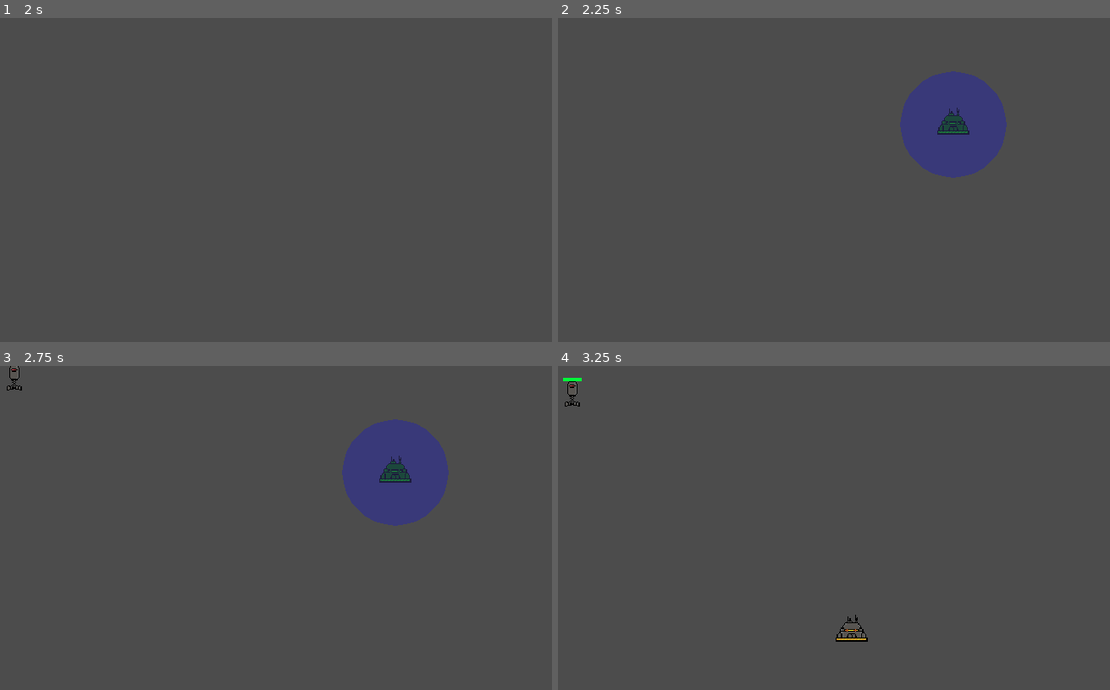
Above: before the commit, frames 1-4 (two rows, left to right).
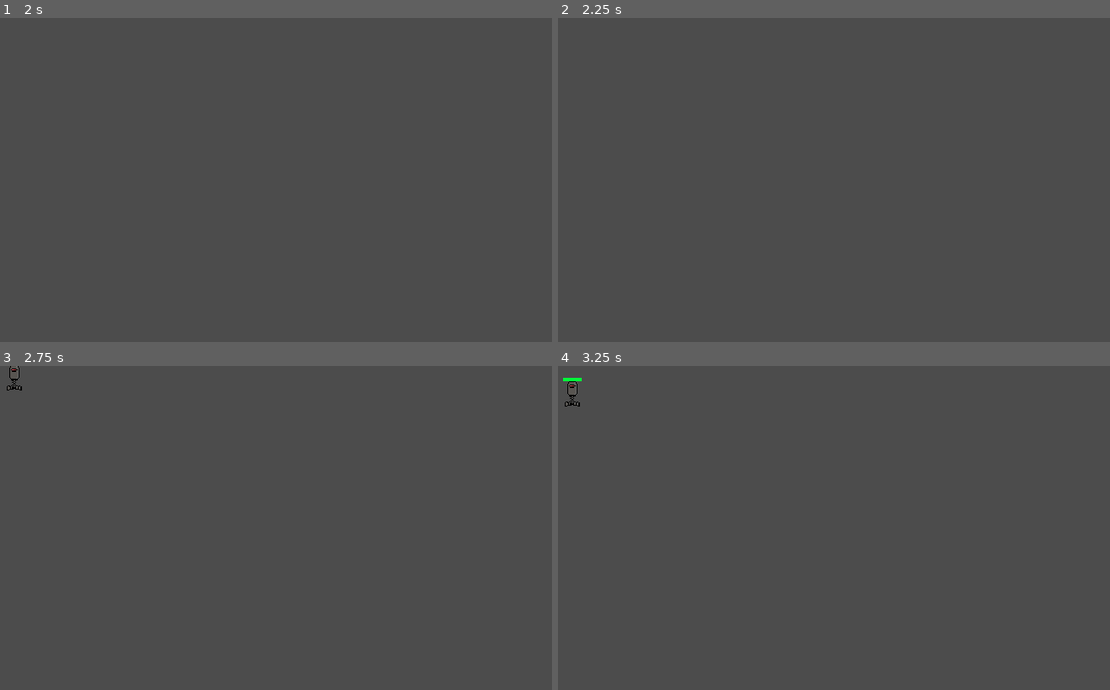
Above: after the commit, the same moments.

Repository: TylerPelaez/TowerCard
Game: Godot game, scene res://World/TestLevel.tscn
Same seed, same stepped clock (60 frames per second), same inputs: the game is played once before the commit and once after it.
Inputs (mouse positions are in pixels of both pictures, inside the frame that each line leads up to):
- Up to frame 1 (2 s): tap Enter at 0.5 s; move the mouse to (474, 189) at 0.52 s; click (474, 189) at 0.6 s; tap Q (dev_cast_spell, bound only after the commit) at 0.8, 1.35 s; tap Space (start_wave) at 1.25 s; move the mouse to (193, 228) at 1.27 s; click (193, 228) at 1.55 s
- Up to frame 2 (2.25 s): tap Space (start_wave) at 2 s; move the mouse to (955, 124) at 2.02 s; tap E (dev_place_tower) at 2.1 s
- Up to frame 3 (2.75 s): tap Q (dev_cast_spell, bound only after the commit) at 2.3 s
- Up to frame 4 (3.25 s): move the mouse to (850, 631) at 2.77 s; click (850, 631) at 2.85 s

Frame 1 is identical in both runs. In frame 2, 4.9% of the frame differs, in the area x 61-82%, y 16-50%; in frame 3, 4.9%; in frame 4, 0.2%.
Error after the commit: Invalid call. Nonexistent function 'cast' in base 'Nil'. (res://Player/PlayerController.gd:69)

Commit message:
Use LevelWavesConfigs singleton

Diff:
--- a/Cards/CardsDatabase.gd
+++ b/Cards/CardsDatabase.gd
@@ -2,8 +2,6 @@
 
 # Card format: [cardName, cardType, image, text, trashes]
 enum {Bunker}
-
-const CardData = preload("res://Cards/Card.gd")
 
 const DATA = {
 	Bunker:
@@ -11,6 +9,6 @@
 }
 
 func create_card_from_data(cardData: Array) -> Card:
-	var card = CardData.new()
+	var card = Card.new()
 	card.initialize(cardData[0], cardData[1], cardData[2], cardData[3], cardData[4])
 	return card
--- a/Enemies/EnemySpawnController.gd
+++ b/Enemies/EnemySpawnController.gd
@@ -4,7 +4,7 @@
 signal wave_finished_enemy_death
 signal spawner_enemy_attacked_core(damage)
 
-const enemyConfigNamesToScenes = {"basic": preload("res://Enemies/BasicEnemy.tscn") }
+const enemyConfigsToScenes = { LevelWaveConfigs.Basic: preload("res://Enemies/BasicEnemy.tscn") }
 
 
 onready var spawnTimer = $SpawnTimer
@@ -19,16 +19,9 @@
 func _ready():
 	pass
 
-func initialize(enemySpawnTarget: Node, levelName: String) -> void:
+func initialize(enemySpawnTarget: Node, levelConfig: int) -> void:
 	enemy_spawn_target = enemySpawnTarget
-	var file = File.new()
-	file.open("res://World/" + levelName + "Config.json", file.READ)
-	var text = file.get_as_text()
-	var p = JSON.parse(text)
-	if typeof(p.result) == TYPE_ARRAY:
-		spawn_configuration = p.result
-	else:
-		print("ERROR. Could not load enemy spawn data")
+	spawn_configuration = LevelWaveConfigs.DATA[levelConfig]
 
 func get_wave_count() -> int:
 	return spawn_configuration.size()
@@ -52,7 +45,7 @@
 
 func _on_SpawnTimer_timeout():
 	var currentEnemyConfigName = current_wave_configuration[0].keys()[0]
-	var currentEnemyPackedScene = enemyConfigNamesToScenes[currentEnemyConfigName]
+	var currentEnemyPackedScene = enemyConfigsToScenes[currentEnemyConfigName]
 	_spawnEnemy(currentEnemyPackedScene)
 	current_wave_configuration[0][currentEnemyConfigName] -= 1
 	if current_wave_configuration[0][currentEnemyConfigName] <= 0:
--- a/Player/PlayerController.gd
+++ b/Player/PlayerController.gd
@@ -1,14 +1,16 @@
-extends Node
+extends Node2D
 
 enum STATE {
 	DEFAULT,
-	PLACING_TOWER
+	PLACING_TOWER,
+	CASTING
 }
 
-const BasicTowerResource: Resource = preload("res://Towers/BasicTower.tscn")
+const BasicTowerResource: PackedScene = preload("res://Towers/BasicTower.tscn")
 
 var ui_state = STATE.DEFAULT
 var held_tower
+var selected_spell
 
 var level_placement_area
 
@@ -17,6 +19,8 @@
 		STATE.DEFAULT:
 			if Input.is_action_just_pressed("dev_place_tower"):
 				_start_placing_tower(BasicTowerResource)
+			if Input.is_action_just_pressed("dev_cast_spell"):
+				_start_casting_spell(BasicTowerResource)
 		STATE.PLACING_TOWER:
 			if held_tower == null:
 				print("ERROR: state is PLACING_TOWER, but held_tower is null")
@@ -38,11 +42,14 @@
 				_place_tower()
 			else:
 				held_tower.set_can_place_color()
+		STATE.CASTING:
+			if Input.is_action_just_pressed("place_tower"):
+				_cast_spell()
 
 func set_level_placement_area(area: Node) -> void:
 	level_placement_area = area
 
-func _start_placing_tower(tower: Resource) -> void:
+func _start_placing_tower(tower: PackedScene) -> void:
 	ui_state = STATE.PLACING_TOWER
 	var instance = tower.instance()
 	get_tree().current_scene.add_child(instance)
@@ -54,6 +61,14 @@
 	held_tower = null
 	ui_state = STATE.DEFAULT
 
+func _start_casting_spell(spell: Resource) -> void:
+	ui_state = STATE.CASTING
+
+
+func _cast_spell() -> void:
+	selected_spell.cast(get_global_mouse_position())
+	selected_spell = null
+
 func can_place_held_tower() -> bool:
 	if held_tower == null || level_placement_area == null:
 		return false
--- a/Player/PlayerController.tscn
+++ b/Player/PlayerController.tscn
@@ -2,5 +2,5 @@
 
 [ext_resource path="res://Player/PlayerController.gd" type="Script" id=1]
 
-[node name="PlayerController" type="Node"]
+[node name="PlayerController" type="Node2D"]
 script = ExtResource( 1 )
--- a/World/Level.gd
+++ b/World/Level.gd
@@ -6,6 +6,8 @@
 onready var playerController = $PlayerController
 onready var placementArea = $PlacementArea
 onready var enemySpawnController = $EnemySpawnController
+
+export (LevelWaveConfigs.LevelConfig) var level_config = LevelWaveConfigs.LevelConfig.TestLevel
 
 export var core_max_health: float = 20.0
 onready var core_health := core_max_health setget set_core_health
@@ -18,7 +20,7 @@
 
 func _ready():
 	playerController.set_level_placement_area(placementArea)
-	enemySpawnController.initialize(enemyPath, name)
+	enemySpawnController.initialize(enemyPath, level_config)
 	total_waves = enemySpawnController.get_wave_count()
 
 func _process(delta: float) -> void:
--- /dev/null
+++ b/World/LevelWaveConfigs.gd
@@ -0,0 +1,19 @@
+extends Node
+
+enum LevelConfig {
+	TestLevel
+}
+
+enum {Basic}
+
+const DATA = {
+	LevelConfig.TestLevel: [
+		[
+			{Basic: 10},
+			{Basic: 5}
+		],
+		[
+			{Basic: 4}
+		]
+	]
+}
--- a/World/TestLevel.tscn
+++ b/World/TestLevel.tscn
@@ -1,9 +1,10 @@
-[gd_scene load_steps=6 format=2]
+[gd_scene load_steps=7 format=2]
 
 [ext_resource path="res://World/EnemyPath.tscn" type="PackedScene" id=1]
 [ext_resource path="res://World/Level.gd" type="Script" id=2]
 [ext_resource path="res://Player/PlayerController.tscn" type="PackedScene" id=3]
 [ext_resource path="res://Enemies/EnemySpawnController.tscn" type="PackedScene" id=4]
+[ext_resource path="res://Player/PlayerController.gd" type="Script" id=5]
 
 [sub_resource type="Curve2D" id=1]
 _data = {
@@ -23,7 +24,8 @@
 [node name="CollisionPolygon2D" type="CollisionPolygon2D" parent="PlacementArea"]
 polygon = PoolVector2Array( 0, 0, 8, 0, 8, 64, 56, 64, 56, 104, 544, 104, 544, 184, 104, 184, 104, 360, 136, 360, 136, 216, 576, 216, 576, 72, 88, 72, 88, 32, 40, 32, 40, 0, 640, 0, 640, 400, 0, 400 )
 
-[node name="PlayerController" parent="." instance=ExtResource( 3 )]
+[node name="PlayerController" type="Node2D" parent="." instance=ExtResource( 3 )]
+script = ExtResource( 5 )
 
 [node name="EnemySpawnController" parent="." instance=ExtResource( 4 )]
 [connection signal="spawner_enemy_attacked_core" from="EnemySpawnController" to="." method="_on_EnemySpawnController_spawner_enemy_attacked_core"]
--- a/World/TestLevelConfig.json
+++ /dev/null
@@ -1,9 +0,0 @@
-[
-    [
-        {"basic": 10},
-        {"basic": 5}
-    ],
-    [
-        {"basic": 4}
-    ]
-]
--- a/project.godot
+++ b/project.godot
@@ -70,6 +70,7 @@
 
 Utils="*res://Utils.gd"
 CardsDatabase="*res://Cards/CardsDatabase.gd"
+LevelWaveConfigs="*res://World/LevelWaveConfigs.gd"
 
 [display]
 
@@ -125,6 +126,11 @@
 "events": [ Object(InputEventKey,"resource_local_to_scene":false,"resource_name":"","device":0,"alt":false,"shift":false,"control":false,"meta":false,"command":false,"pressed":false,"scancode":32,"unicode":0,"echo":false,"script":null)
  ]
 }
+dev_cast_spell={
+"deadzone": 0.5,
+"events": [ Object(InputEventKey,"resource_local_to_scene":false,"resource_name":"","device":0,"alt":false,"shift":false,"control":false,"meta":false,"command":false,"pressed":false,"scancode":81,"unicode":0,"echo":false,"script":null)
+ ]
+}
 
 [layer_names]
 
